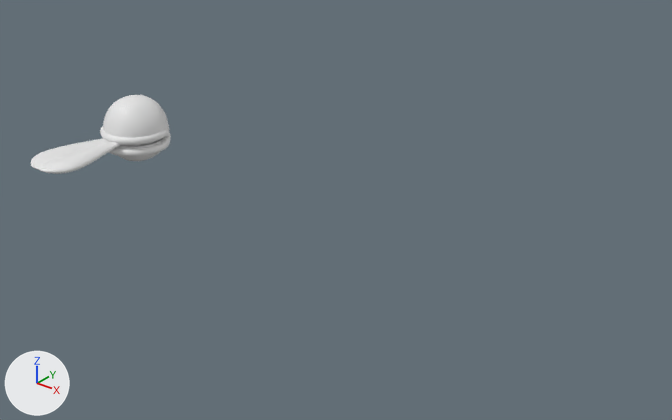
Before and after pictures for a commit that changed the Blender file Anthony2022/CharacterModels/Piranha_02.blend.
The view is the same before and after, from a 50 mm lens placed at (26.1, -20.8, 13.7), pointed at (9.4, 0.1, 0.7). Arrows for +X, +Y and +Z are at lower left; the lights stay in place.

In view in the first picture: 'PiranhaHead.001', 'PiranhaLips.001', 'PiranhaTongue.002'.
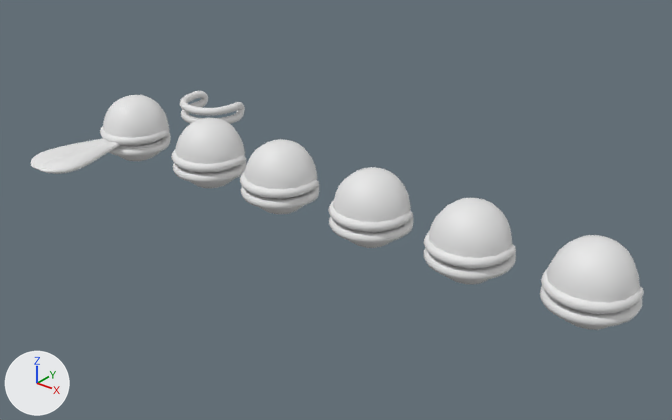
Changed parts and their boxes [x1, y1, x2, y2] in the pictures (672 x 420 px):
'PiranhaHead.006', added: after [540, 235, 644, 330]
'PiranhaHead.005', added: after [423, 198, 516, 284]
'PiranhaHead.004', added: after [328, 167, 413, 248]
'PiranhaHead.003', added: after [240, 139, 319, 214]
'PiranhaHead.002', added: after [175, 117, 245, 188]
'PiranhaLips.003', added: after [171, 149, 246, 183]
'PiranhaLips.002', added: after [180, 91, 245, 124]
'PiranhaTooth.005', added: after [260, 196, 283, 199]

Patch to the scene script:
```diff
--- a/Anthony2022/CharacterModels/Piranha_02.blend.py
+++ b/Anthony2022/CharacterModels/Piranha_02.blend.py
@@ ob_piranhateeth_002 @@
+ob_piranhateeth_002 = bpy.data.objects.new('PiranhaTeeth.002', me_cube_019)  # 24 vertices, 20 faces; spans x -2.16..1.0, y -1.0..1.0, z -1.85..1.0; modifiers SUBSURF, MIRROR
+ob_piranhateeth_002.parent = ob_piranhahead_006
+ob_piranhateeth_002.location = (14.75, -0.563, 0.885)
+ob_piranhateeth_002.rotation_euler = (0.0, -3.142, 0.0)  # degrees (0, -180, 0)
+ob_piranhateeth_002.scale = (0.243, 0.246, 0.273)
@@ ob_piranhahead_006 @@
+ob_piranhahead_006 = bpy.data.objects.new('PiranhaHead.006', me_cube_018)  # 405 vertices, 372 faces; spans x 0.0..0.768, y -0.78..0.685, z -0.767..0.675; modifiers MIRROR
+ob_piranhahead_006.location = (18.11, 0.0, 1.36)
+ob_piranhahead_006.scale = (1.69, 1.69, 1.69)
@@ ob_piranhateeth_001 @@
+ob_piranhateeth_001 = bpy.data.objects.new('PiranhaTeeth.001', me_cube_019.copy())  # modifiers SUBSURF, MIRROR
+ob_piranhateeth_001.parent = ob_piranhahead_005
+ob_piranhateeth_001.location = (14.75, -0.563, 0.885)
+ob_piranhateeth_001.rotation_euler = (0.0, -3.142, 0.0)  # degrees (0, -180, 0)
+ob_piranhateeth_001.scale = (0.243, 0.246, 0.273)
@@ ob_piranhahead_005 @@
+ob_piranhahead_005 = bpy.data.objects.new('PiranhaHead.005', me_cube_018.copy())  # modifiers MIRROR
+ob_piranhahead_005.location = (14.39, 0.0, 1.36)
+ob_piranhahead_005.scale = (1.69, 1.69, 1.69)
@@ ob_piranhatooth_007 @@
+ob_piranhatooth_007 = bpy.data.objects.new('PiranhaTooth.007', me_cube_004.copy())  # the mesh of ob_piranhatooth_001; modifiers SUBSURF, MIRROR
+ob_piranhatooth_007.location = (11.25, -0.56, 0.89)
+ob_piranhatooth_007.rotation_euler = (0.0, 3.142, 0.0)  # degrees (0, 180, 0)
+ob_piranhatooth_007.scale = (0.243, 0.246, 0.273)
@@ ob_piranhahead_004 @@
+ob_piranhahead_004 = bpy.data.objects.new('PiranhaHead.004', me_cube_018.copy())  # modifiers MIRROR
+ob_piranhahead_004.location = (10.89, 0.0, 1.36)
+ob_piranhahead_004.scale = (1.69, 1.69, 1.69)
@@ ob_piranhatooth_005 @@
+ob_piranhatooth_005 = bpy.data.objects.new('PiranhaTooth.005', me_cube_004.copy())  # the mesh of ob_piranhatooth_001; modifiers SUBSURF, MIRROR
+ob_piranhatooth_005.location = (7.54, -0.56, 0.89)
+ob_piranhatooth_005.rotation_euler = (0.0, 3.142, 0.0)  # degrees (0, 180, 0)
+ob_piranhatooth_005.scale = (0.243, 0.246, 0.273)
@@ ob_piranhahead_003 @@
+ob_piranhahead_003 = bpy.data.objects.new('PiranhaHead.003', me_cube_008)  # 744 vertices, 744 faces; spans x -0.78..0.77, y -0.78..0.69, z -0.77..0.67
+ob_piranhahead_003.location = (7.18, 0.0, 1.36)
+ob_piranhahead_003.scale = (1.69, 1.69, 1.69)
@@ ob_piranhatooth_004 @@
+ob_piranhatooth_004 = bpy.data.objects.new('PiranhaTooth.004', me_cube_004.copy())  # the mesh of ob_piranhatooth_001; modifiers SUBSURF, MIRROR
+ob_piranhatooth_004.location = (7.82, -0.56, 1.12)
+ob_piranhatooth_004.scale = (0.243, 0.246, 0.273)
@@ ob_piranhatooth_003 @@
+ob_piranhatooth_003 = bpy.data.objects.new('PiranhaTooth.003', me_cube_004.copy())  # the mesh of ob_piranhatooth_001; modifiers SUBSURF, MIRROR
+ob_piranhatooth_003.location = (4.34, -0.56, 0.89)
+ob_piranhatooth_003.rotation_euler = (0.0, 3.142, 0.0)  # degrees (0, 180, 0)
+ob_piranhatooth_003.scale = (0.243, 0.246, 0.273)
@@ ob_piranhahead_002 @@
+ob_piranhahead_002 = bpy.data.objects.new('PiranhaHead.002', me_cube_005)  # 375 vertices, 360 faces; spans x -0.698..0.698, y -0.692..0.685, z -0.767..0.675
+ob_piranhahead_002.location = (3.89, 0.0, 1.36)
+ob_piranhahead_002.scale = (1.69, 1.69, 1.69)
@@ ob_piranhatooth_002 @@
+ob_piranhatooth_002 = bpy.data.objects.new('PiranhaTooth.002', me_cube_004.copy())  # the mesh of ob_piranhatooth_001; modifiers SUBSURF, MIRROR
+ob_piranhatooth_002.location = (4.55, -0.56, 1.08)
+ob_piranhatooth_002.scale = (0.243, 0.246, 0.273)
@@ ob_piranhalips_003 @@
+ob_piranhalips_003 = bpy.data.objects.new('PiranhaLips.003', me_beziercircle_002)  # 200 vertices, 192 faces; spans x -0.84..1.18, y 0.0..1.31, z -0.3..0.44; modifiers MIRROR
+ob_piranhalips_003.location = (3.88, -0.14, 0.95)
+ob_piranhalips_003.rotation_euler = (0.0, 0.0, -1.571)  # degrees (0, 0, -90)
@@ ob_piranhalips_002 @@
+ob_piranhalips_002 = bpy.data.objects.new('PiranhaLips.002', me_beziercircle.copy())  # the mesh of ob_piranhalips_001; modifiers MIRROR, SUBSURF
+ob_piranhalips_002.location = (-0.01, 3.82, 0.9)
+ob_piranhalips_002.rotation_euler = (0.0, 0.0, -1.571)  # degrees (0, 0, -90)
```
